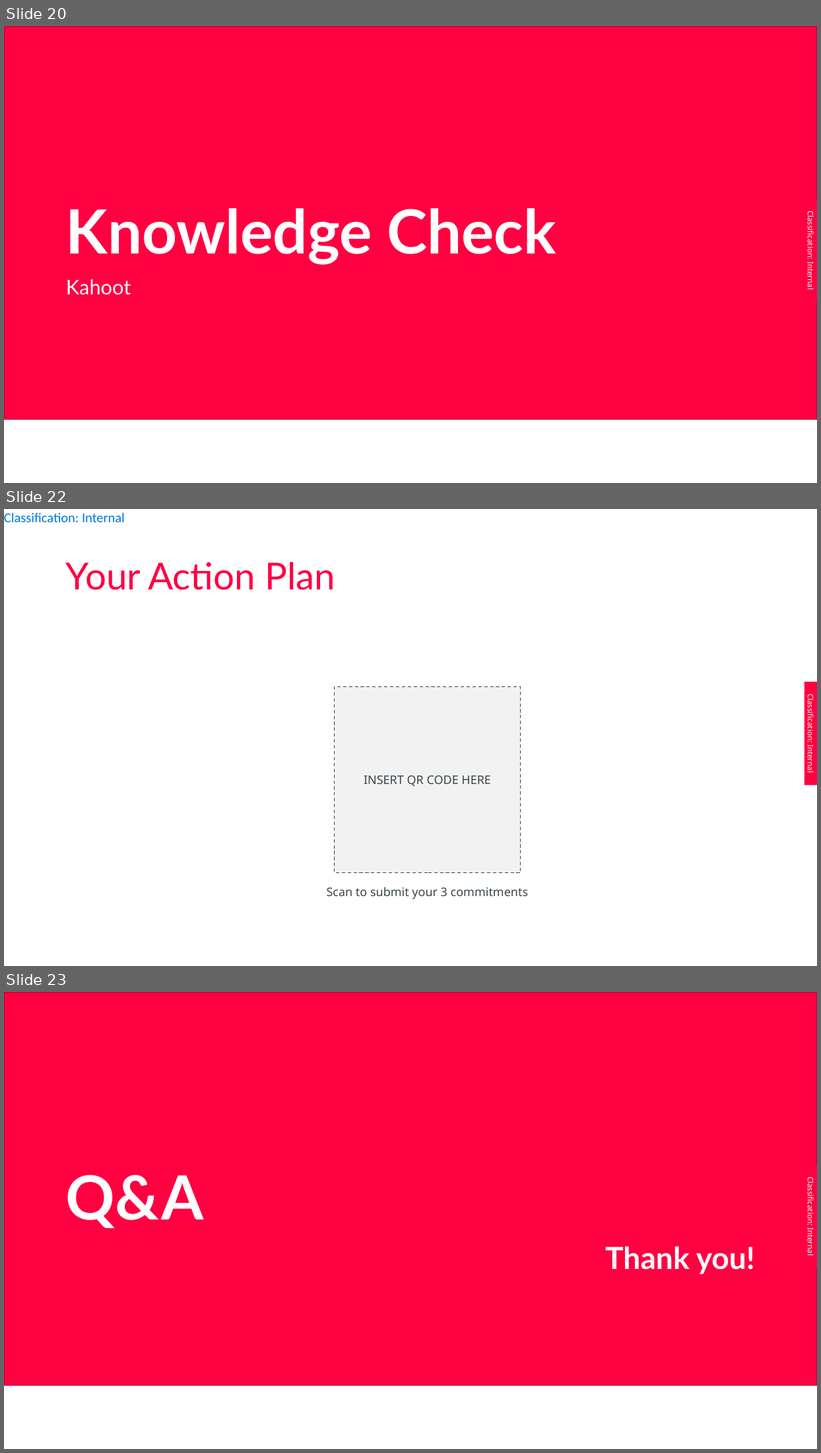
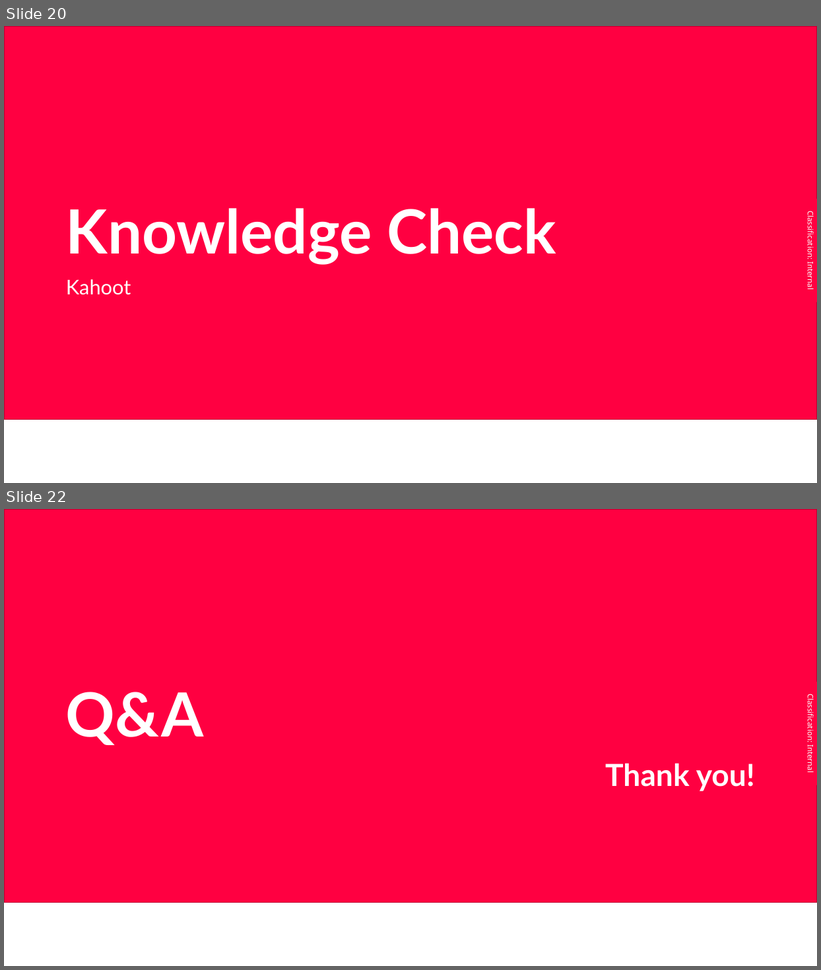
Before and after one commit to NourhanKhaled128/air-arabia-agent-hub-v2, a slide deck: Emails/Air Arabia - Voice Coaching (Soft Skills - QMF 2026 Aligned).pptx. Shown one above the other, each under a label of ours: slides 20, 22 and 23 before the commit, slides 20 and 22 after it; the slides between them are not shown. The pictures are 821x1453 and 821x970 pixels, drawn with LibreOffice and Linux fonts; fonts in the diff are those of the drawing; background and template pictures are left out. Boxes give left, top, right and bottom in pixels: in the first picture for what was removed or moved away, otherwise in the second. Text is boxed around its words. In the diff, an @@ line names an element or a change of style, - is before the commit and + after.

```diff
--- a/Emails/Air Arabia - Voice Coaching (Soft Skills - QMF 2026 Aligned).pptx
+++ b/Emails/Air Arabia - Voice Coaching (Soft Skills - QMF 2026 Aligned).pptx
@@ slide 22 removed at bbox=[4, 509, 817, 966], background #FFFFFF; not listed: 2 template elements that a slide beside it also shows @@
@@ title removed at bbox=[66, 562, 336, 590] @@
-Your Action Plan
@@ rectangle removed at bbox=[335, 687, 521, 874] @@
-INSERT QR CODE HERE
@@ text removed at bbox=[327, 887, 528, 900] @@
-Scan to submit your 3 commitments
@@ what was slide 23 is now slide 22 @@
```
Also in this commit, not shown: 1 slide changed, 4 other files.
